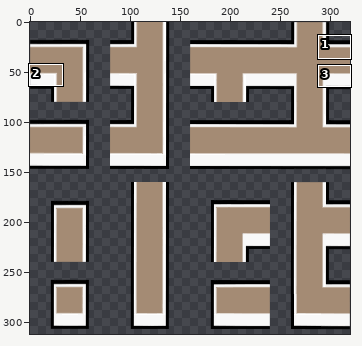
A sprite sheet gets an edit: Textures/Things/Building/Linked/LinkedPlantPotSquare/Wall_Atlas_Bricks.png. The picture above shows the old version from afar; the outline marks the close-up.
Close-up. Earlier state:
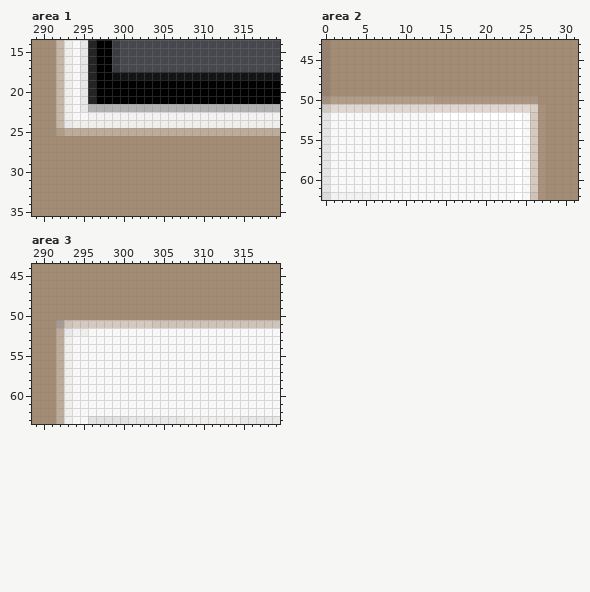
The file is 320x320 pixels. Pixels under 10% opacity are left out. Colours within 5 levels of each other are drawn and written as one. Shown: area 1: x 289..319, y 14..35; area 2: x 0..31, y 43..62; area 3: x 289..319, y 44..63. The wide view leaves out empty margins. The commit also changed other parts of the picture, which this record leaves out.
New version:
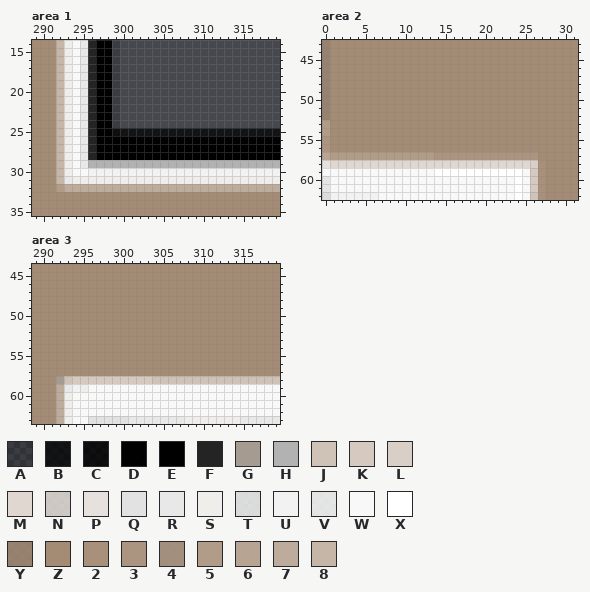
Palette (. is transparent): A #00000029  B #000000b8  C #000000ca  D #000000f9  E #000000  F #242424  G #a69b91  H #b2b2b2  J #cfc3b8  K #d6cac0  L #dacfc6  M #e0d8d0  N #e2dbd6df  P #e6e1dc  Q #e2e2e2  R #e8e8e8  S #f0eeeb  T #f0f0f0e0  U #f2f2f2  V #f8f8f8e3  W #f8f8f8  X #ffffff  Y #a48b74db  Z #a48b74  2 #a8907a  3 #ac9580  4 #af9984e0  5 #b19c88  6 #b7a492  7 #bdab9b  8 #c5b6a8
Edits made:
Changed rows in their new state; - is an unchanged pixel.
Area 1:
first column x 292:
18 -------A....................
19 -------A....................
20 -------A....................
21 -------A....................
22 ----FEEA....................
23 ---RFEEA....................
24 -SWRFEEA....................
25 8SWRFEECBBBBBBBBBBBBBBBBBBBB
26 8SWRFEEEEEDDDDDDDDDDDDDDDDDD
27 8SWRFEEEEEEEEEEEEEEEEEEEEEEE
28 8SWRFEEEEEEEEEEEEEEEEEEEEEEE
29 8SWRHHHHHHHHHHHHHHHHHHHHHHHH
30 8SWWUUUUUUUUUUUUUUUUUUUUUUUU
31 8RSSSSSSSSSSSSSSSSSSSSSSSSSS
32 5777777777777777777777777777
Area 2:
first column x 0:
50 YZZZZZZZZZZZZZZZZZZZZZZZZZZ-
51 YZZZZZZZZZZZZZZZZZZZZZZZZZZZ
52 YZZZZZZZZZZZZZZZZZZZZZZZZZZZ
53 5ZZZZZZZZZZZZZZZZZZZZZZZZZZZ
54 5ZZZZZZZZZZZZZZZZZZZZZZZZZZZ
55 3ZZZZZZZZZZZZZZZZZZZZZZZZZZZ
56 3ZZZZZZZZZZZZZZZZZZZZZZZZZZZ
57 655555555555553333333333333Z
58 PMMMMMMMMMMMMMMMMMMMMMMMMML-
59 W-------------XXXXXXXXXX----
Area 3:
first column x 292:
51 ZZZZZZZZZZZZZZZZZZZZZZZZZZZZ
52 ZZZZZZZZZZZZZZZZZZZZZZZZZZZZ
53 ZZZZZZZZZZZZZZZZZZZZZZZZZZZZ
54 ZZZZZZZZZZZZZZZZZZZZZZZZZZZZ
55 ZZZZZZZZZZZZZZZZZZZZZZZZZZZZ
56 ZZZZZZZZZZZZZZZZZZZZZZZZZZZZ
57 ZZZZZZZZZZZZZZZZZZZZZZZZZZZZ
58 GJKKKKKKKKKKJJJJJJJJJJJJJJJJ
59 -RUS------------------------
Pixel boxes of the changes (left, top, right, bottom) in both close-ups:
changed: (56, 72, 280, 192)
changed: (322, 96, 546, 176)
changed: (56, 320, 280, 392)
